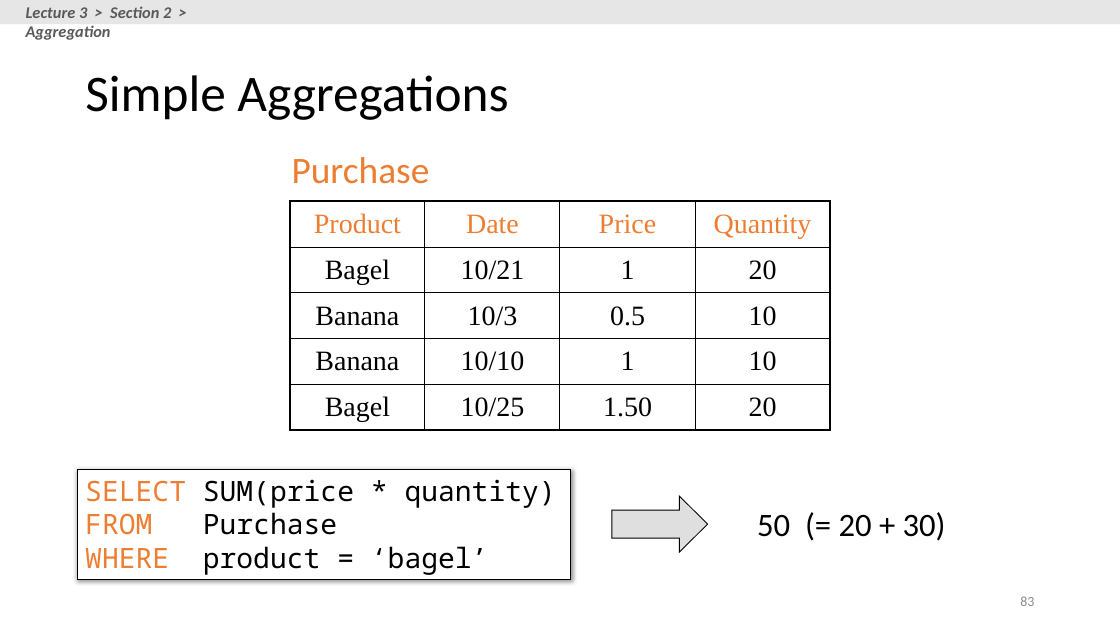
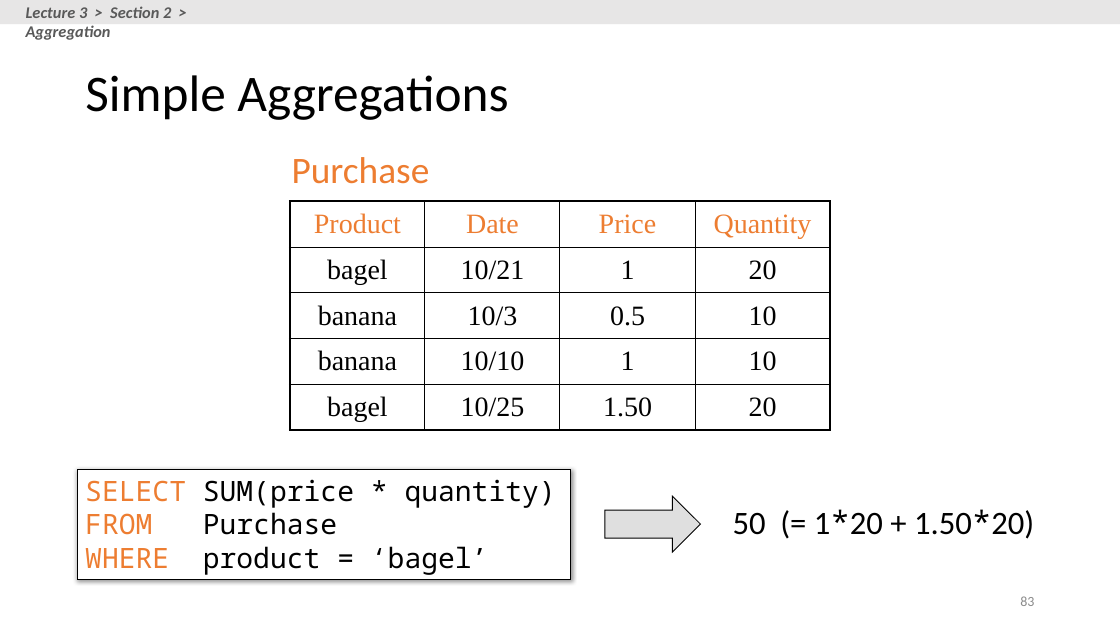
Before and after one commit to XIEQ/cs145-notebooks, a slide deck: slide 83 of lecture-2-3/Lecture_2_3_SQL.pptx. Drawn at 1120x630 pixels with LibreOffice and Linux fonts; fonts in the diff are those of the drawing. Boxes give left, top, right and bottom in pixels: in the first picture for what was removed or moved away, otherwise in the second. Text is boxed around its words. In the diff, an @@ line names an element or a change of style, - is before the commit and + after.

```diff
--- a/lecture-2-3/Lecture_2_3_SQL.pptx
+++ b/lecture-2-3/Lecture_2_3_SQL.pptx
@@ table at [290, 202, 831, 430] @@
-row 2, column 1: Bagel
+row 2, column 1: bagel
-row 3, column 1: Banana
+row 3, column 1: banana
-row 4, column 1: Banana
+row 4, column 1: banana
-row 5, column 1: Bagel
+row 5, column 1: bagel
@@ right arrow: place and size @@
-right arrow at [612, 497, 707, 553]
+right arrow at [605, 497, 701, 553]
@@ text at [733, 509, 1034, 539]: text changed @@
-50 (= 20 + 30)
+50 (= 1*20 + 1.50*20)
```
Also in this commit, not shown: 49 other slides changed, 7 other files.
